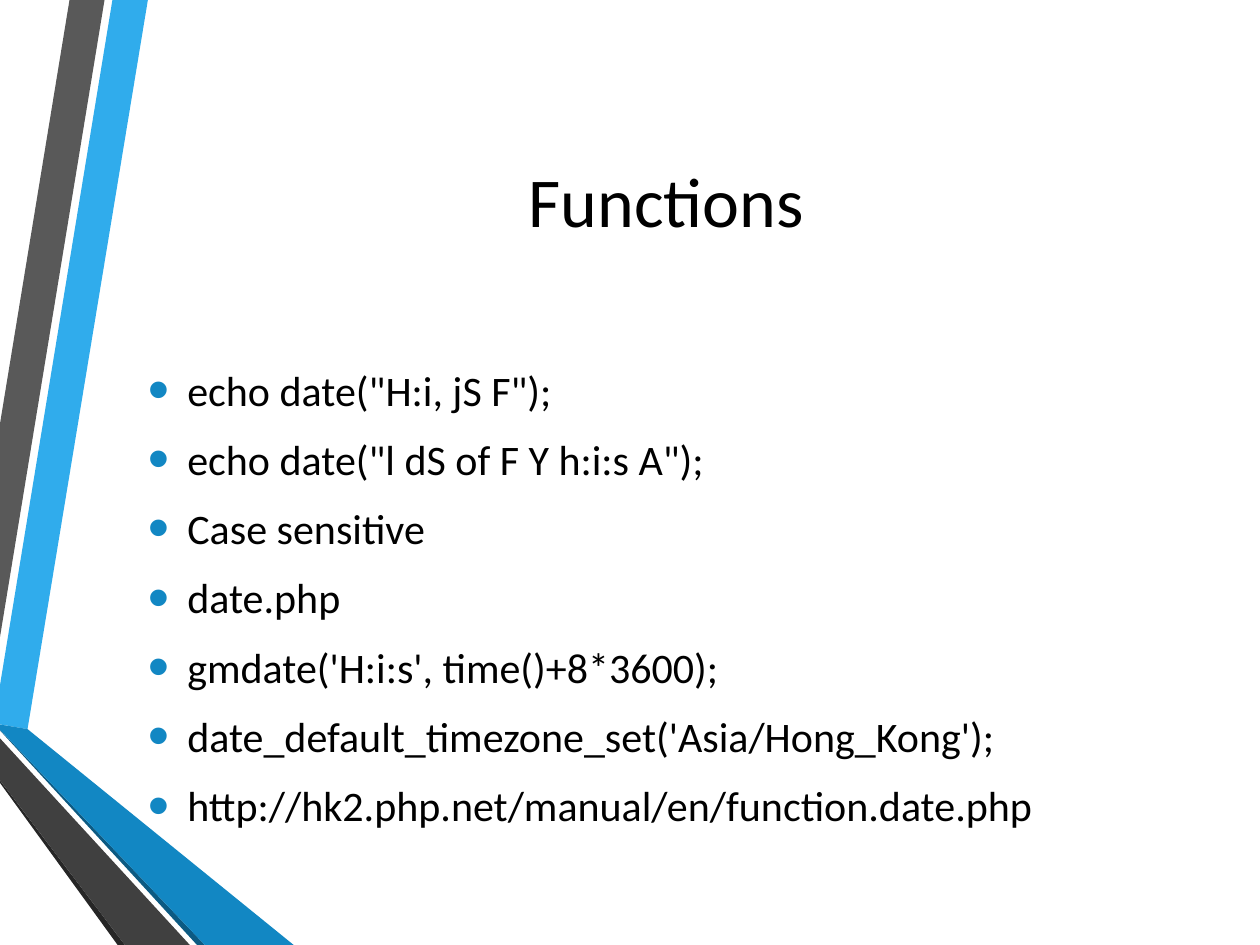
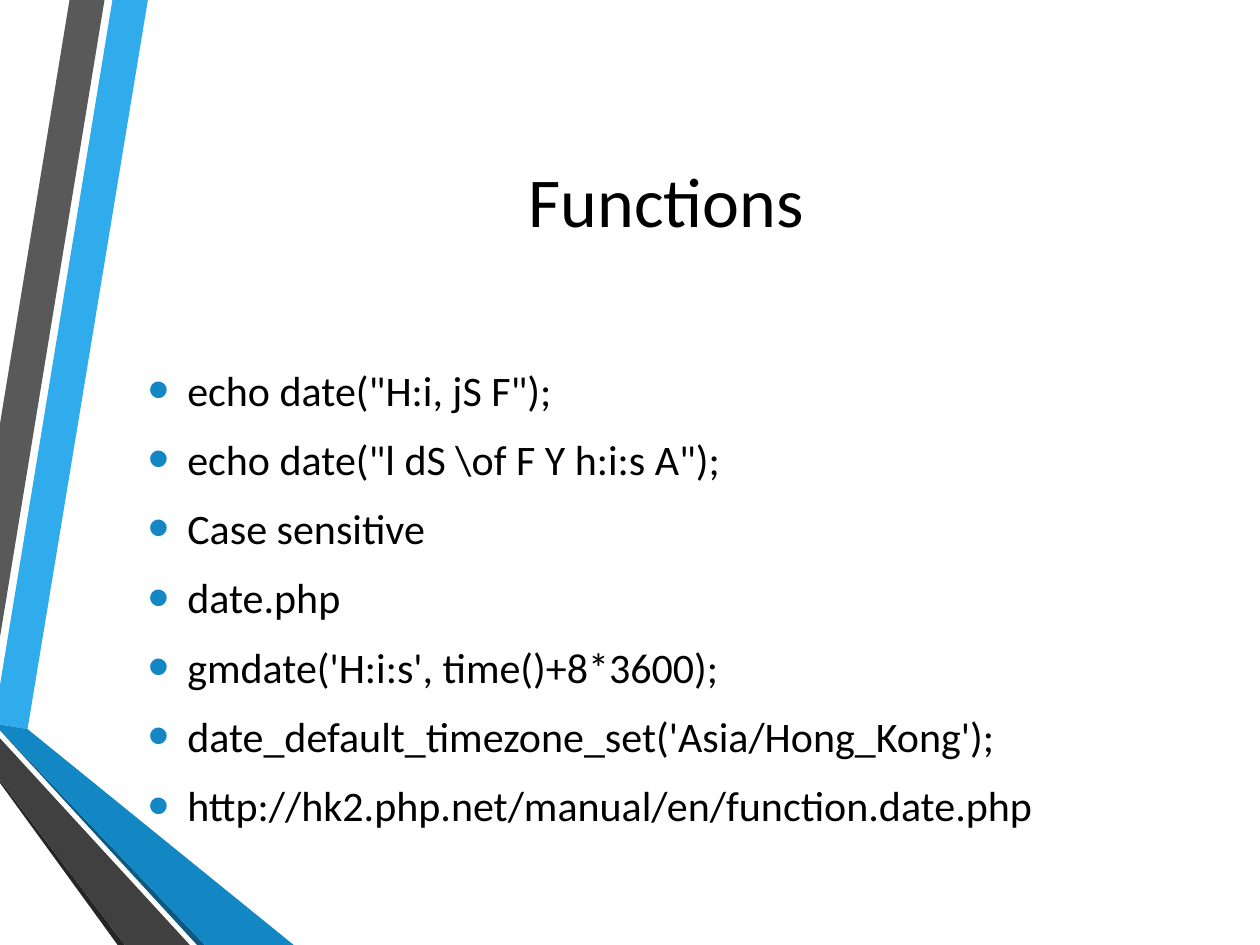
Before and after one commit to hatted/fevaworks-php, a slide deck: slide 32 of php-fw1/lesson1.pptx. Drawn at 1260x945 pixels with LibreOffice and Linux fonts; fonts in the diff are those of the drawing; background and template pictures are left out. Boxes give left, top, right and bottom in pixels: in the first picture for what was removed or moved away, otherwise in the second. Text is boxed around its words. In the diff, an @@ line names an element or a change of style, - is before the commit and + after.

Commit message:
date

```diff
--- a/php-fw1/lesson1.pptx
+++ b/php-fw1/lesson1.pptx
@@ text at [187,444,720,481]: text changed @@
-• echo date("l dS of F Y h:i:s A");
+• echo date("l dS \of F Y h:i:s A");
```
Also in this commit, not shown: 3 other slides changed, 3 other files.
